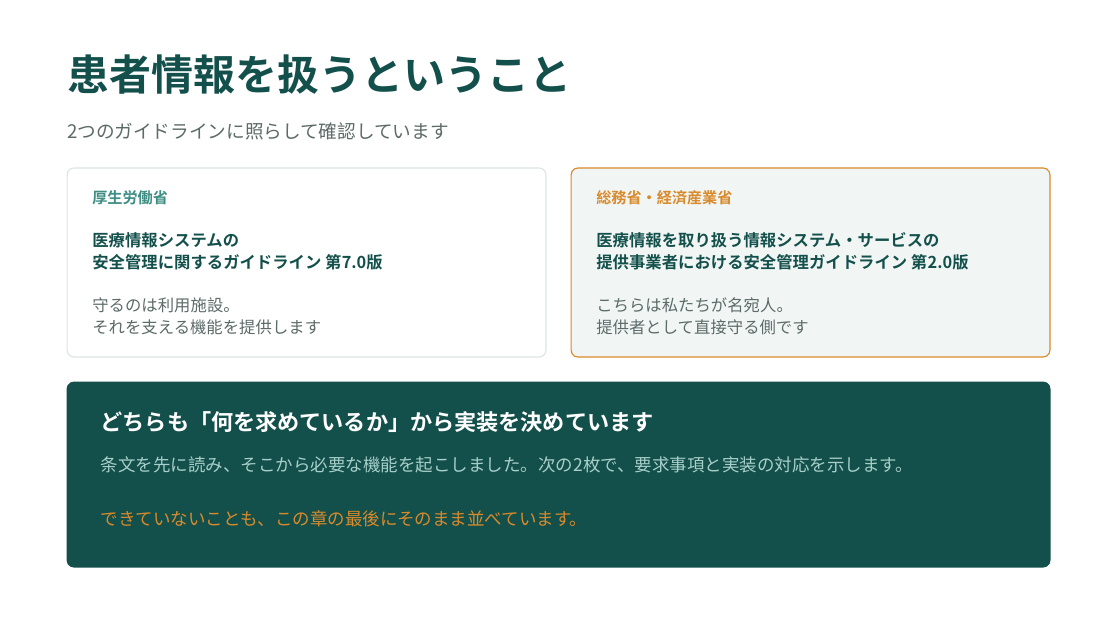
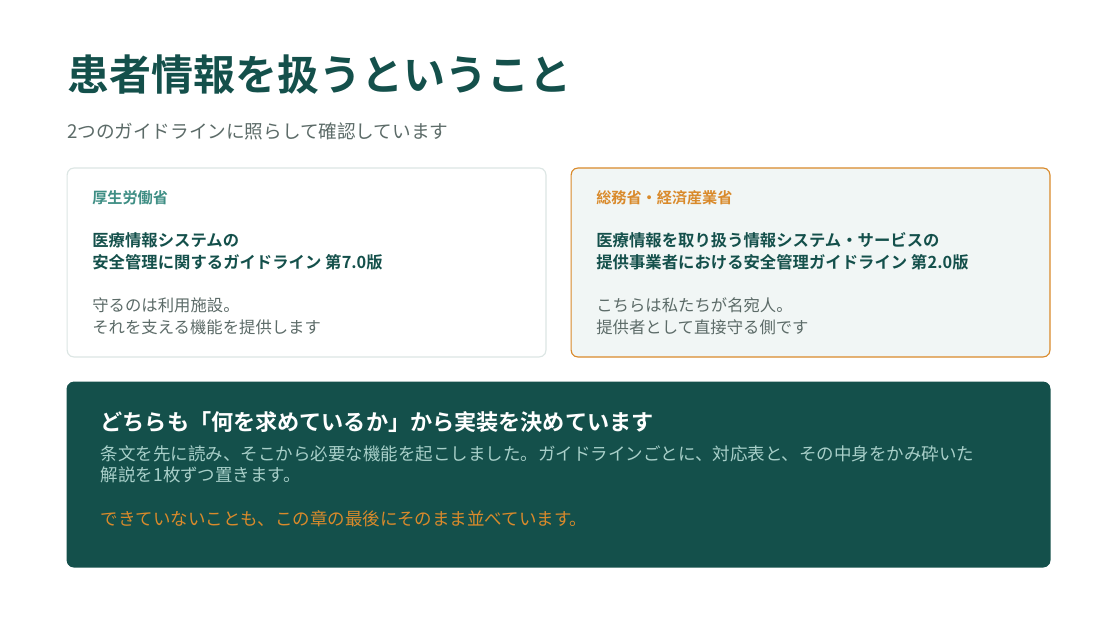
Before and after one commit to taisako082600-spec/pharmacare, a slide deck: slide 11 of PharmaCare_紹介資料.pptx. Drawn at 1120x630 pixels with LibreOffice and Linux fonts; fonts in the diff are those of the drawing. Boxes give left, top, right and bottom in pixels: in the first picture for what was removed or moved away, otherwise in the second. Text is boxed around its words. In the diff, an @@ line names an element or a change of style, - is before the commit and + after.

```diff
--- a/PharmaCare_紹介資料.pptx
+++ b/PharmaCare_紹介資料.pptx
@@ text at box(101, 445, 975, 483): text changed @@
-条文を先に読み、そこから必要な機能を起こしました。次の2枚で、要求事項と実装の対応を示します。
+条文を先に読み、そこから必要な機能を起こしました。ガイドラインごとに、対応表と、その中身をかみ砕いた解説を1枚ずつ置きます。
```
Also in this commit, not shown: 1 other slide changed, 1 slide added, 1 other file.
